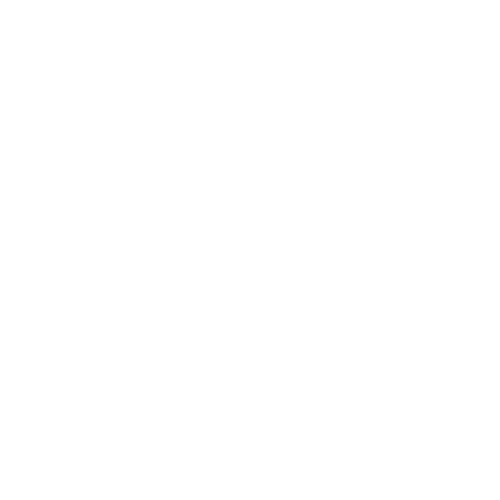
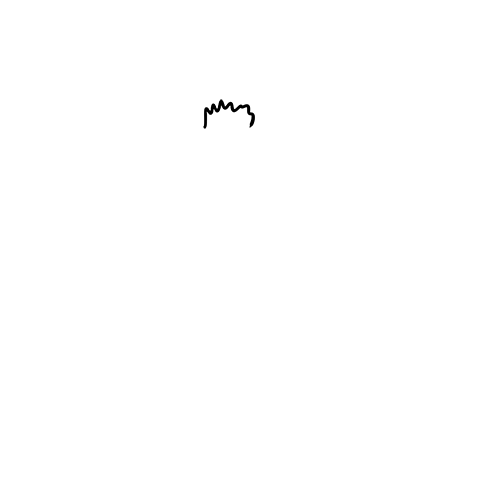
Comparing the layer stacks of the two w=500, h=500 images. Changes:
showed "cheveux garçon @G" over [203, 99, 255, 129]
